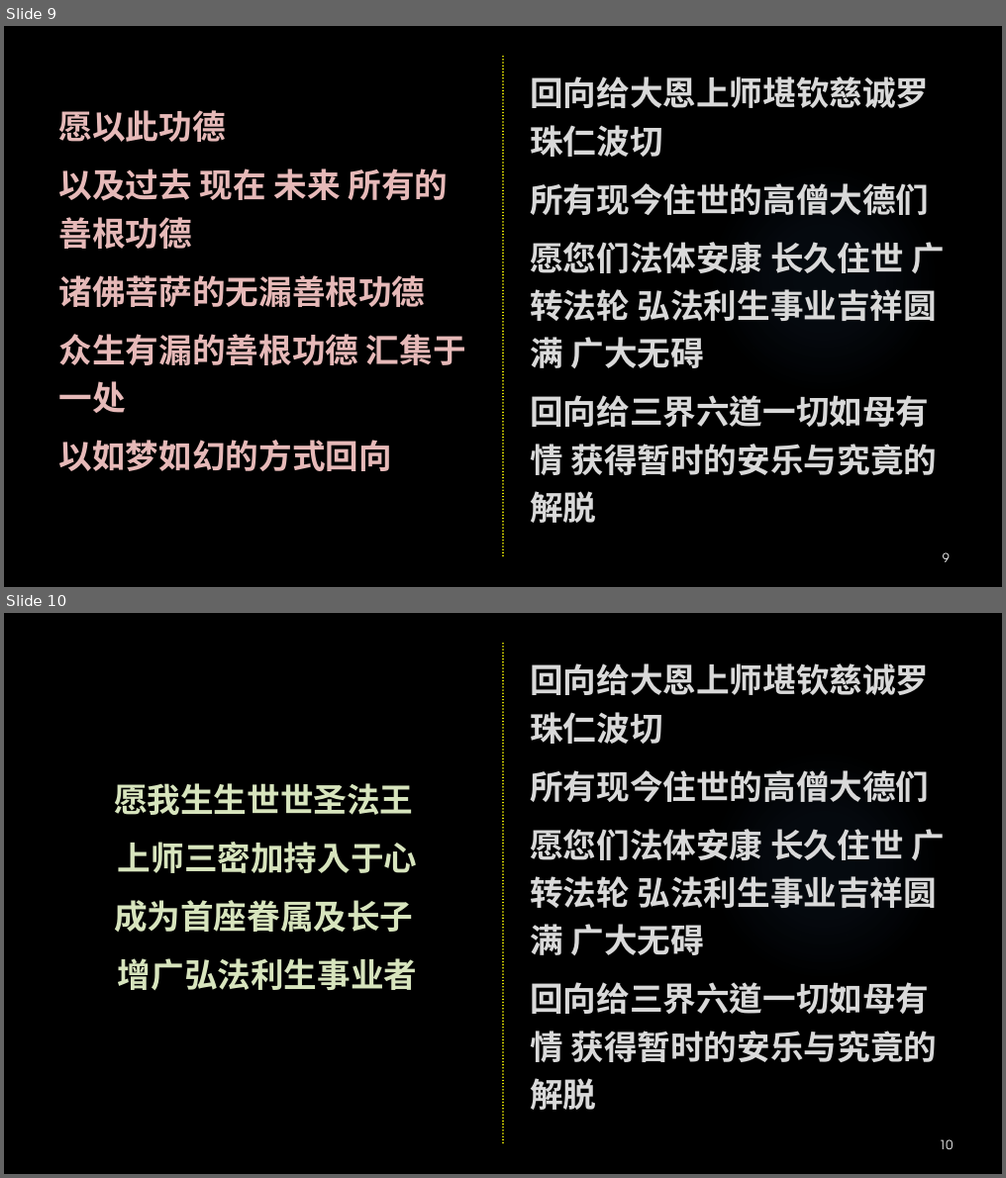
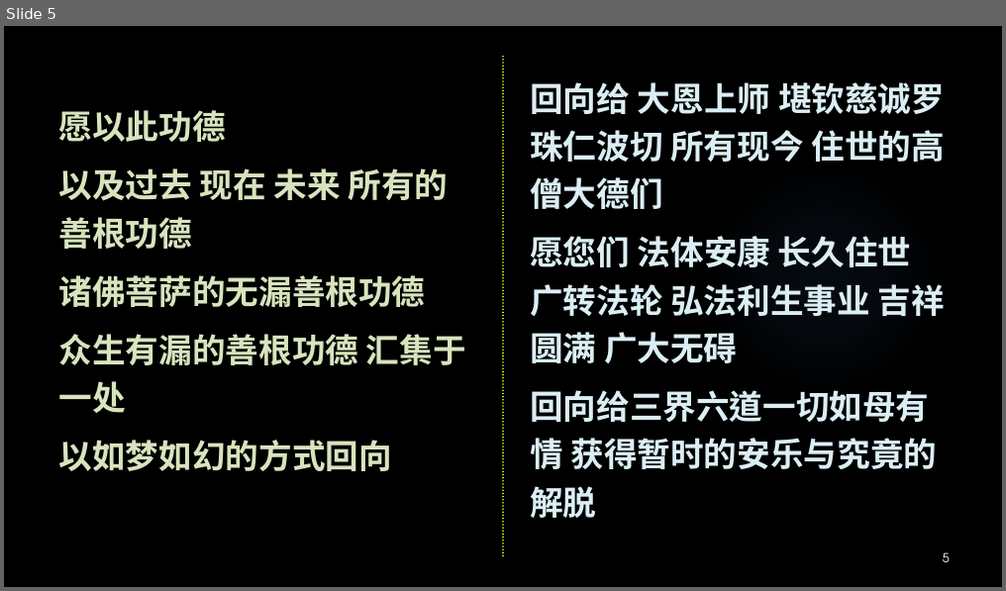
Before and after one commit to zuokun2013/hdv, a slide deck: other/回向2021.pptx. Shown one above the other, each under a label of ours: slides 9 and 10 before the commit, slide 5 after it. The pictures are 1006x1178 and 1006x591 pixels, drawn with LibreOffice and Linux fonts; fonts in the diff are those of the drawing; background and template pictures are left out. Boxes give left, top, right and bottom in pixels: in the first picture for what was removed or moved away, otherwise in the second. Text is boxed around its words. In the diff, an @@ line names an element or a change of style, - is before the commit and + after.

```diff
--- a/other/回向2021.pptx
+++ b/other/回向2021.pptx
@@ slide 10 removed at bbox=[4, 613, 1002, 1174], background picture (left out); not listed: 2 template elements that a slide beside it also shows @@
@@ text removed at bbox=[530, 663, 944, 1110] @@
-回向给大恩上师堪钦慈诚罗珠仁波切
-所有现今住世的高僧大德们
-愿您们法体安康 长久住世 广转法轮 弘法利生事业吉祥圆满 广大无碍
-回向给三界六道一切如母有情 获得暂时的安乐与究竟的解脱
@@ text removed at bbox=[114, 783, 417, 990] @@
-愿我生生世世圣法王
-上师三密加持入于心
-成为首座眷属及长子
-增广弘法利生事业者
@@ page number removed at bbox=[939, 1140, 952, 1150] @@
-10
@@ what was slide 9 is now slide 5 @@
@@ slide 5 changed as well @@
@@ text "愿以此功德" at bbox=[59, 110, 466, 472]: text colour #E6B9B8 to #D7E4BD @@
@@ text at bbox=[530, 82, 944, 364]: text changed; text colour #D9D9D9 to #DBEEF4 @@
-回向给大恩上师堪钦慈诚罗珠仁波切
-所有现今住世的高僧大德们
-愿您们法体安康 长久住世 广转法轮 弘法利生事业吉祥圆满 广大无碍
+回向给 大恩上师 堪钦慈诚罗珠仁波切 所有现今 住世的高僧大德们
+愿您们 法体安康 长久住世 广转法轮 弘法利生事业 吉祥圆满 广大无碍
@@ text at bbox=[530, 390, 937, 518]: text colour #D9D9D9 to #DBEEF4 in "回向给三界六道一切如母有情 获得暂时的安乐与究竟的解脱" @@
@@ page number at bbox=[943, 553, 949, 563]: text changed @@
-9
+5
```
Also in this commit, not shown: 6 other slides changed, 4 other slides removed, 10 other files.
